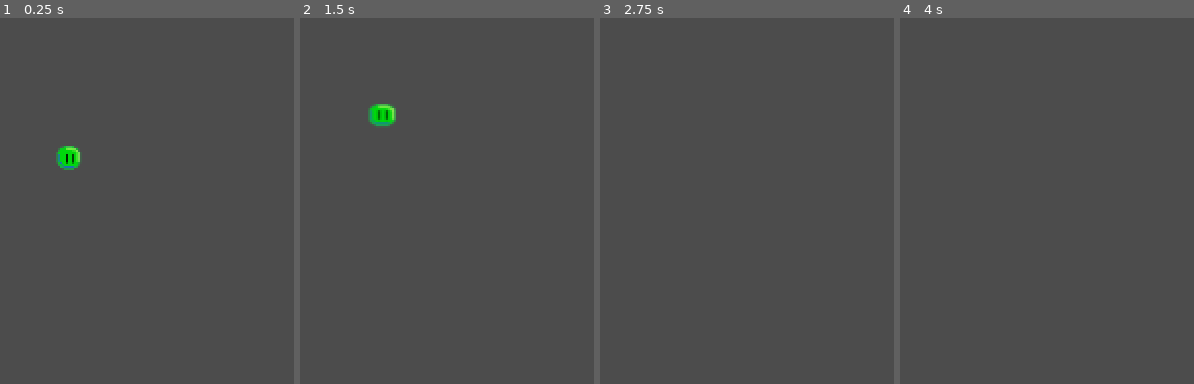
Above: before the commit, frames 1-4 (left to right).
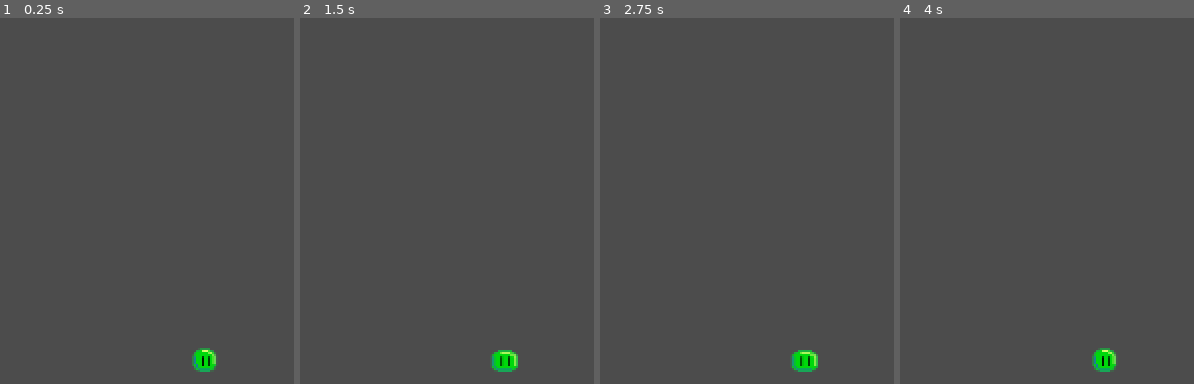
Above: after the commit, the same moments.

Repository: TheLunaticDev/dreams
Game: Godot game, scene res://scenes/Slime.tscn
Two runs of this game, one before a commit and one after it. Both use one fixed random seed, a clock stepped at 60 frames per second and the inputs below.
Inputs:
- Up to frame 1 (0.25 s): no input
- Up to frame 2 (1.5 s): tap Enter at 0.5 s; tap Space at 1.25 s
- Up to frame 3 (2.75 s): no input
- Up to frame 4 (4 s): tap Enter at 2.75 s; tap Space at 3.5 s

The runs differ from the first frame. In frame 1, 0.9% of the frame differs, in the area x 19-74%, y 34-97%; in frame 2, 1.0%, in the area x 23-75%, y 23-97%; in frame 3, 0.5%; in frame 4, 0.5%.

Commit message:
Refactored the code a little bit and trying to understand how to use resources in godot to give the slime more functionality

Diff:
--- a/project.godot
+++ b/project.godot
@@ -7,6 +7,16 @@
 ;   param=value ; assign values to parameters
 
 config_version=4
+
+_global_script_classes=[ {
+"base": "Resource",
+"class": "SlimeBase",
+"language": "GDScript",
+"path": "res://scripts/Slime_Base.gd"
+} ]
+_global_script_class_icons={
+"SlimeBase": ""
+}
 
 [application]
 
--- /dev/null
+++ b/resources/Green_Slime.tres
@@ -0,0 +1,7 @@
+[gd_resource type="Resource" load_steps=2 format=2]
+
+[ext_resource path="res://scripts/Slime_Base.gd" type="Script" id=1]
+
+[resource]
+script = ExtResource( 1 )
+hp = 150
--- a/scenes/Slime.tscn
+++ b/scenes/Slime.tscn
@@ -39,7 +39,7 @@
 radius = 6.0
 
 [node name="Slime" type="RigidBody2D"]
-position = Vector2( 192, 83 )
+position = Vector2( 279, 213 )
 gravity_scale = 0.0
 script = ExtResource( 2 )
 __meta__ = {
--- a/scripts/Slime.gd
+++ b/scripts/Slime.gd
@@ -2,12 +2,20 @@
 
 func _ready() -> void:
 	randomize()
-	$Explore.wait_time = randi() % 10
-	$Explore.start()
+	reset_timer()
+
+func _process(delta: float) -> void:
+	pass
 
 func find_random_location() -> Vector2:
-	return Vector2(rand_range(-100.0, 100.0), rand_range(-100, 100.0))
+	var random_location = Vector2(rand_range(-50.0, 50.0), rand_range(-50.0, 50.0))
+	print(random_location)
+	return Vector2(random_location)
 
 func _on_Explore_timeout() -> void:
 	linear_velocity = Vector2(find_random_location())
+	reset_timer()
+
+func reset_timer() -> void:
+	$Explore.wait_time = randi() % 10
 	$Explore.start()
--- /dev/null
+++ b/scripts/Slime_Base.gd
@@ -0,0 +1,5 @@
+extends Resource
+
+class_name SlimeBase
+
+export var hp :int
